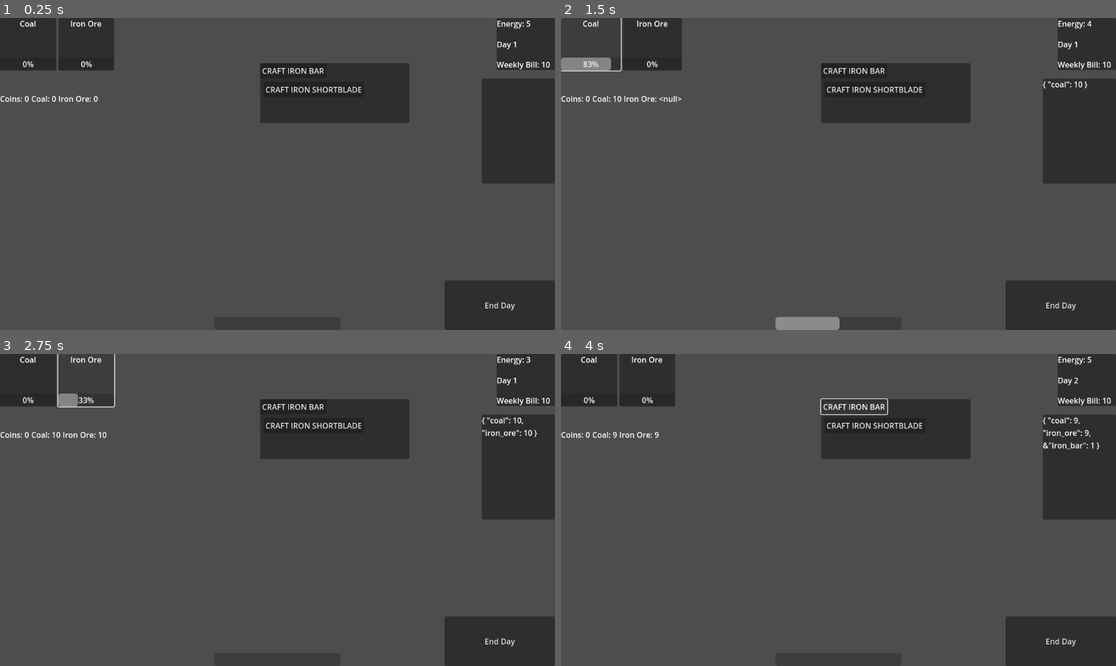
Above: before the commit, frames 1-4 (two rows, left to right).
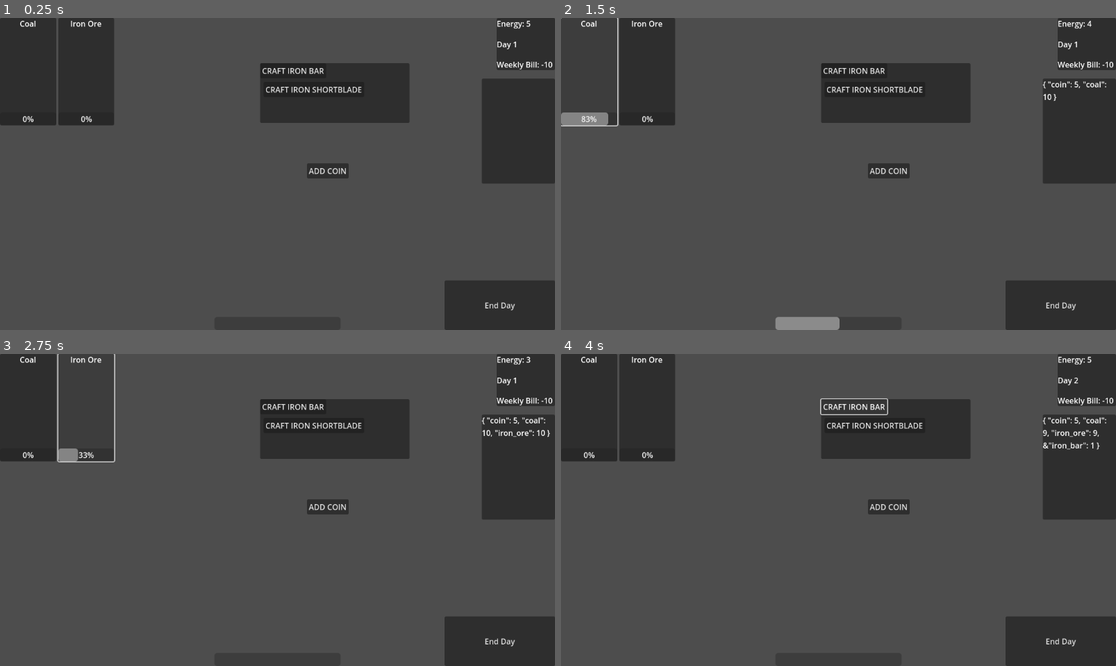
Above: after the commit, the same moments.

Repository: Uziel-8/OAI-BLACKSMITH-POC
Game: Godot game, scene res://Scenes/level.tscn
The game is run twice, just before and just after one commit, with the same random seed, the same clock (stepped at 60 frames per second) and the same inputs.
Inputs (mouse positions are in pixels of both pictures, inside the frame that each line leads up to):
- Up to frame 1 (0.25 s): no input
- Up to frame 2 (1.5 s): click (888, 170) at 0.5 s, where only the run after the commit has a clickable "ADD COIN"; click "Coal" at 1.25 s
- Up to frame 3 (2.75 s): click "Iron Ore" at 2 s
- Up to frame 4 (4 s): click "End Day" at 2.75 s; click "CRAFT IRON BAR" at 3.5 s

The runs differ from the first frame. In frame 1, 3.9% of the frame differs, in the area x 0-100%, y 13-52%; in frame 2, 3.7%; in frame 3, 3.2%; in frame 4, 4.1%.

Commit message:
moved coin to inventory, still completing some bits and bobs

Diff:
--- a/OAI Blacksmith POC/Scenes/inventory_hbox.gd
+++ b/OAI Blacksmith POC/Scenes/inventory_hbox.gd
@@ -17,3 +17,5 @@
 	coal_label.text = str("Coal: ", Globals.inventory.get("coal"))
 	iron_ore_label.text = str("Iron Ore: ", Globals.inventory.get("iron_ore"))
 	print(Globals.inventory)
+
+#this is obsolete, replaced with inventory direct display "inventory Panel"
--- a/OAI Blacksmith POC/Scenes/level.gd
+++ b/OAI Blacksmith POC/Scenes/level.gd
@@ -3,7 +3,6 @@
 @onready var energy_label = $GameStateLabel/EnergyLabel
 @onready var day_label = $GameStateLabel/DayLabel
 @onready var rent_label = $GameStateLabel/RentLabel
-@onready var coin_label = $LevelVBox/InventoryHbox/CoinQtyLabel
 @onready var end_day_button = $EndDay
 @onready var xp_bar = $ExpBar
 
@@ -12,7 +11,6 @@
 
 func _ready() -> void:
 	EventBus.mined.connect(_on_ore_mined)
-	EventBus.coin_changed.connect(_on_coin_changed)
 	EventBus.xp_changed.connect(_on_xp_changed)
 	EventBus.inventory_changed.connect(_on_inventory_changed)
 	energy_label.text = str("Energy: ", Globals.energy)
@@ -37,10 +35,8 @@
 		_pay_rent()
 
 func _pay_rent():
-	Globals.coins -= Globals.rent
-
-func _on_coin_changed():
-	coin_label.text = str("Coins: ", Globals.coins)
+	Globals.update_item("coin", int(Globals.rent))
+	print(Globals.inventory)
 
 func _on_xp_changed(total: int):
 	xp_bar.value = Globals.xp
--- a/OAI Blacksmith POC/Scenes/level.tscn
+++ b/OAI Blacksmith POC/Scenes/level.tscn
@@ -1,8 +1,7 @@
-[gd_scene load_steps=6 format=3 uid="uid://kciq7db1gx5j"]
+[gd_scene load_steps=5 format=3 uid="uid://kciq7db1gx5j"]
 
 [ext_resource type="Script" uid="uid://dwrto3oyofsky" path="res://Scenes/level.gd" id="1_6phgx"]
 [ext_resource type="Script" uid="uid://cbdtos8c4maaq" path="res://Scenes/mining_gridbox.gd" id="1_tumq0"]
-[ext_resource type="Script" uid="uid://dd40h2sa6niy6" path="res://Scenes/inventory_hbox.gd" id="2_k5f4k"]
 [ext_resource type="PackedScene" uid="uid://cl0odbhamok5l" path="res://Scenes/trader.tscn" id="4_81xng"]
 [ext_resource type="PackedScene" uid="uid://36kedkar0dt8" path="res://Scenes/smithy.tscn" id="5_wqkje"]
 
@@ -79,23 +78,6 @@
 grow_horizontal = 2
 text = "Iron Ore"
 horizontal_alignment = 1
-
-[node name="InventoryHbox" type="HBoxContainer" parent="LevelVBox"]
-layout_mode = 2
-size_flags_vertical = 3
-script = ExtResource("2_k5f4k")
-
-[node name="CoinQtyLabel" type="Label" parent="LevelVBox/InventoryHbox"]
-layout_mode = 2
-text = "Coins: 0"
-
-[node name="CoalQtyLabel" type="Label" parent="LevelVBox/InventoryHbox"]
-layout_mode = 2
-text = "Coal: 0"
-
-[node name="IronOreQtyLabel" type="Label" parent="LevelVBox/InventoryHbox"]
-layout_mode = 2
-text = "Iron Ore: 0"
 
 [node name="GameStateLabel" type="Panel" parent="."]
 layout_mode = 1
--- a/OAI Blacksmith POC/Scenes/smithy.gd
+++ b/OAI Blacksmith POC/Scenes/smithy.gd
@@ -7,6 +7,10 @@
 	CraftingRecipe.craft("iron bar")
 
 
-
 func _on_craft_iron_shortblade_button_pressed() -> void:
 	CraftingRecipe.craft("iron shortblade")
+
+
+func _on_button_pressed() -> void:
+	Globals.update_item("coin", 5)
+	print(Globals.inventory)
--- a/OAI Blacksmith POC/Scenes/smithy.tscn
+++ b/OAI Blacksmith POC/Scenes/smithy.tscn
@@ -32,5 +32,14 @@
 offset_bottom = 47.0
 text = "CRAFT IRON SHORTBLADE"
 
+[node name="Button" type="Button" parent="Panel"]
+layout_mode = 0
+offset_left = 97.0
+offset_top = 208.0
+offset_right = 184.0
+offset_bottom = 239.0
+text = "ADD COIN"
+
 [connection signal="pressed" from="Panel/CraftIronBarButton" to="." method="_on_craft_iron_bar_button_pressed"]
 [connection signal="pressed" from="Panel/CraftIronShortbladeButton" to="." method="_on_craft_iron_shortblade_button_pressed"]
+[connection signal="pressed" from="Panel/Button" to="." method="_on_button_pressed"]
--- a/OAI Blacksmith POC/Scenes/trader.gd
+++ b/OAI Blacksmith POC/Scenes/trader.gd
@@ -17,37 +17,42 @@
 	iron_ore_buy_button.text = str("Buy Iron Ore: $", iron_ore_buy)
 	iron_ore_sell_button.text = str("Sell Iron Ore: $", iron_ore_sell)
 	EventBus.day_changed.connect(_on_day_changed)
+	#EventBus.inventory_changed.connect(_on_inventory_changed)
 
-
+#CHANGE THIS TO NOT BE PROCESS
 func _process(_delta: float) -> void:
-	if Globals.coins >= coal_buy:
-		coal_buy_button.disabled = false
-	if Globals.coins >= iron_ore_buy:
-		iron_ore_buy_button.disabled = false
+	if Globals.inventory.has("coin"):
+		if Globals.inventory["coin"] >= int(coal_buy):
+			coal_buy_button.disabled = false
+		if Globals.inventory["coin"] >= iron_ore_buy:
+			iron_ore_buy_button.disabled = false
 
 func _on_day_changed():
 	if Globals.day > 2:
 		self.visible = true
 
 func _on_coal_buy_pressed() -> void:
-	if Globals.coins >= coal_buy:
-		Globals.coins -= coal_buy
+	if Globals.inventory.has("coin") and Globals.inventory["coin"] >= coal_buy:
+		Globals.update_item("coin", -(coal_buy))
 		Globals.update_item("coal", 1)
 	else:
 		return
 
 func _on_iron_ore_buy_pressed() -> void:
-	if Globals.coins >= iron_ore_buy:
-		Globals.coins -= iron_ore_buy
+	if Globals.inventory.has("coin") and Globals.inventory["coin"] >= iron_ore_buy:
+		Globals.update_item("coin", -(iron_ore_buy))
 		Globals.update_item("iron_ore", 1)
 	else:
 		return
 
 func _on_coal_sell_pressed() -> void:
-	Globals.coins += coal_sell
-	Globals.update_item("coal", -1)
+	if Globals.inventory.has("coal"):
+		Globals.update_item("coin", (coal_sell))
+		Globals.update_item("coal", -1)
+	print(Globals.inventory["coin"])
 
 
 func _on_iron_ore_sell_pressed():
-	Globals.coins += iron_ore_sell
-	Globals.update_item("iron_ore", -1)
+	if Globals.inventory.has("iron_ore"):
+		Globals.update_item("coin", (iron_ore_sell))
+		Globals.update_item("iron_ore", -1)
--- a/OAI Blacksmith POC/Scripts/Globals.gd
+++ b/OAI Blacksmith POC/Scripts/Globals.gd
@@ -5,19 +5,12 @@
 
 var day = 1
 
-var coins = 0:
-	set(value):
-		if coins != value:
-			coins = value
-			EventBus.coin_changed.emit()
-
-var rent = 10
+var rent = -10
 
 var xp = 0:
 	set(value):
 		xp = value
 		EventBus.xp_changed.emit(value)
-
 
 var level = 0
 
--- a/OAI Blacksmith POC/Scripts/event_bus.gd
+++ b/OAI Blacksmith POC/Scripts/event_bus.gd
@@ -5,9 +5,6 @@
 signal mined
 signal day_changed
 
-
-signal coin_changed
-
 signal xp_changed
 signal level_up
 
